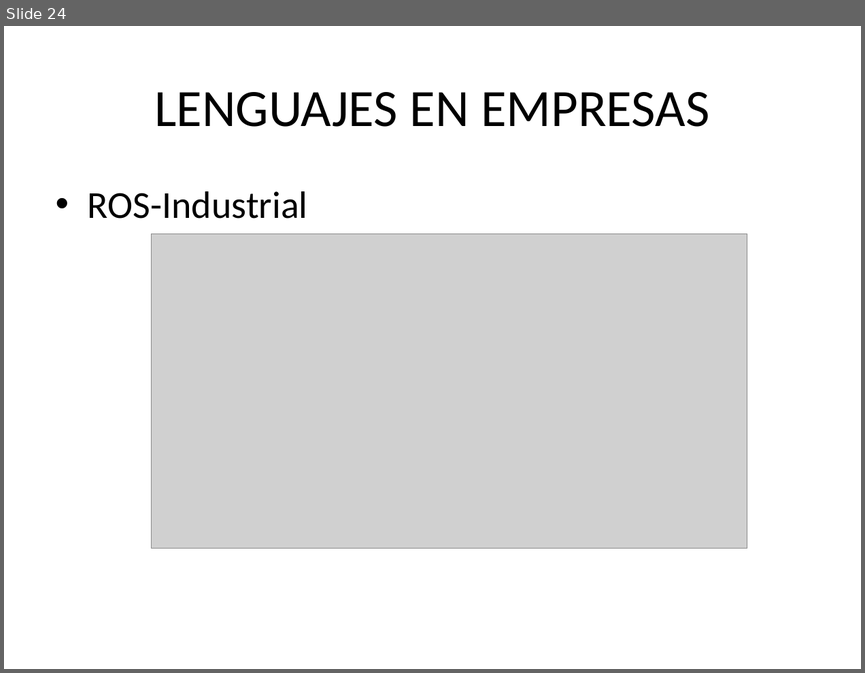
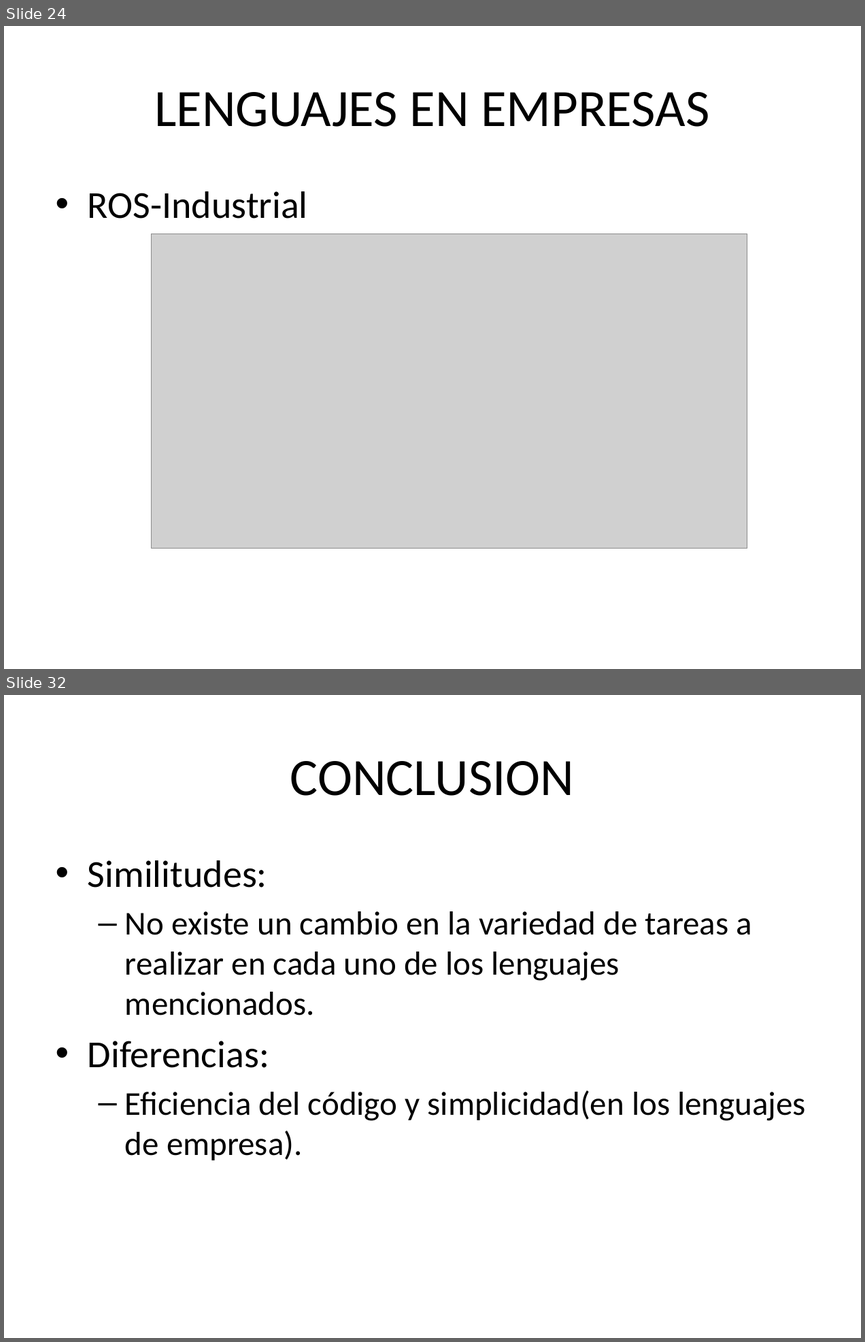
Before and after one commit to yerimattilatvala/DLP, a slide deck: P2/Presentacion.pptx. Shown one above the other, each under a label of ours: slide 24 before the commit, slides 24 and 32 after it; the slides between them are not shown. The pictures are 865x673 and 865x1342 pixels, drawn with LibreOffice and Linux fonts; fonts in the diff are those of the drawing; grey boxes stand for pictures. Boxes give left, top, right and bottom in pixels: in the first picture for what was removed or moved away, otherwise in the second. Text is boxed around its words. In the diff, an @@ line names an element or a change of style, - is before the commit and + after.

```diff
--- a/P2/Presentacion.pptx
+++ b/P2/Presentacion.pptx
@@ slide 32 added at <box>4,695,861,1338</box>, background #FFFFFF @@
@@ title added at <box>290,761,574,796</box>, 44 pt, text #000000 @@
+CONCLUSION
@@ text added at <box>88,860,806,1160</box>, 28 pt, text #000000 @@
+• Similitudes:
+  – No existe un cambio en la variedad de tareas a realizar en cada uno de los lenguajes mencionados.
+• Diferencias:
+  – Eficiencia del código y simplicidad(en los lenguajes de empresa).
```
Also in this commit, not shown: 4 slides changed, 5 other slides added, 2 slides removed.
